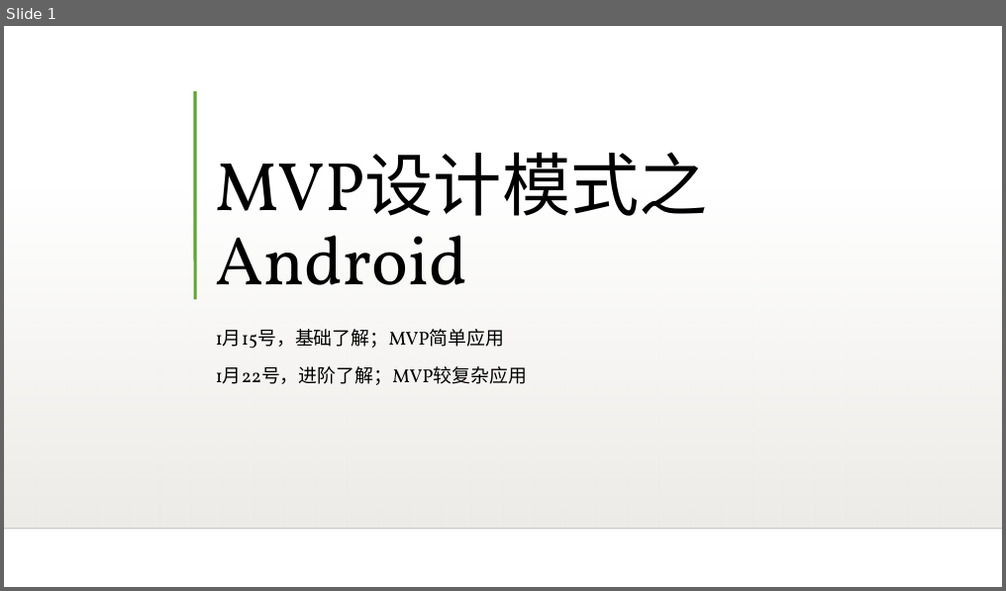
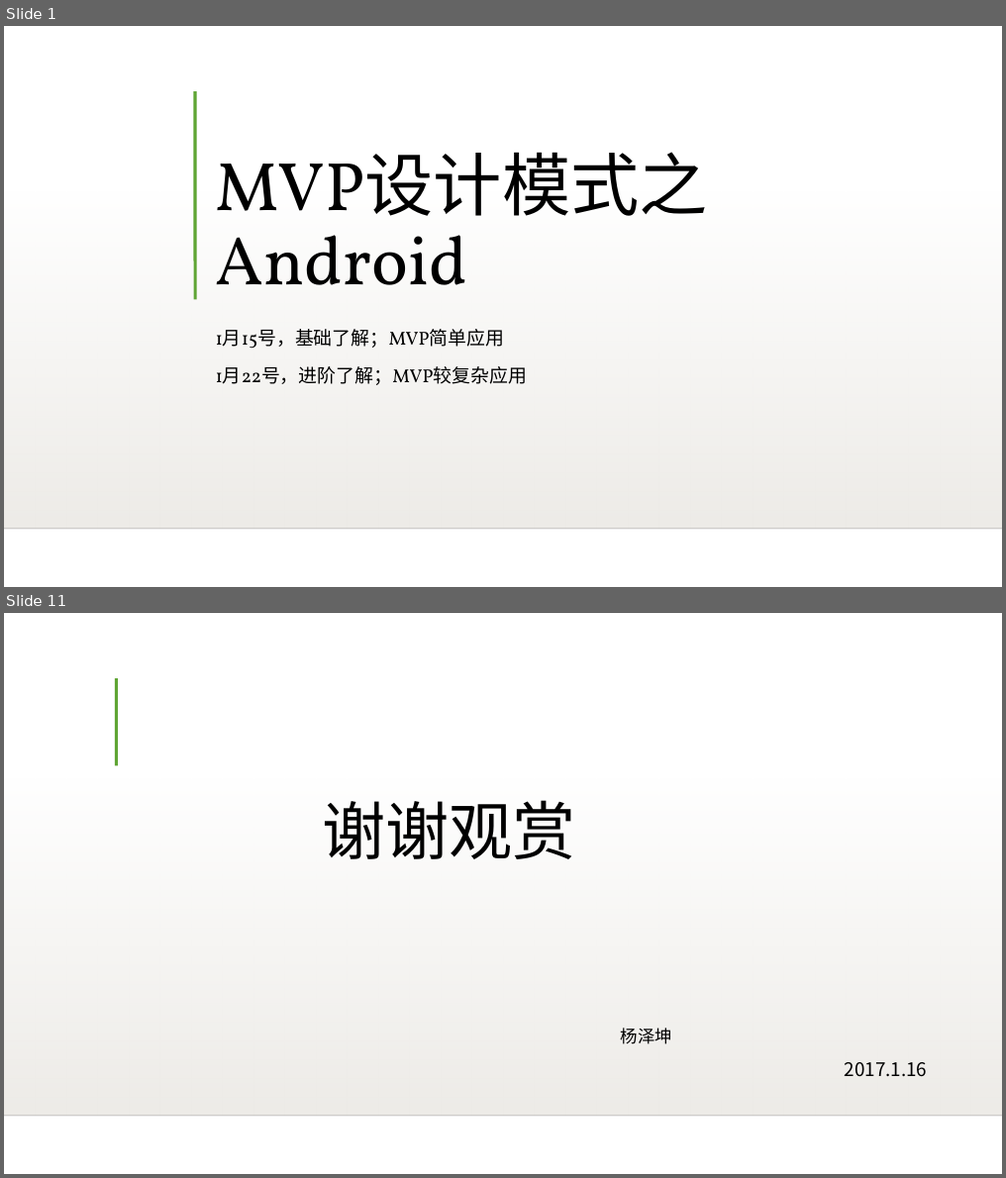
Before and after one commit to Yongcoder315/LearnUtils, a slide deck: MVP设计模式之Android.ppt. Shown one above the other, each under a label of ours: slide 1 before the commit, slides 1 and 11 after it; the slides between them are not shown. The pictures are 1006x591 and 1006x1178 pixels, drawn with LibreOffice and Linux fonts; fonts in the diff are those of the drawing; background and template pictures are left out. Boxes give left, top, right and bottom in pixels: in the first picture for what was removed or moved away, otherwise in the second. Text is boxed around its words. In the diff, an @@ line names an element or a change of style, - is before the commit and + after.

```diff
--- a/MVP设计模式之Android.ppt
+++ b/MVP设计模式之Android.ppt
@@ slide 11 added at (4,613,1002,1174), background picture (left out); not listed: 2 template elements that a slide beside it also shows @@
@@ line added from (116, 678) to (116, 765), #5FA534 3 pt @@
@@ text added at (322,800,672,1045), 61 pt, text #000000 @@
+谢谢观赏
+杨泽坤
@@ text added at (845,1062,928,1077), 18 pt, text #000000 @@
+2017.1.16
```
Also in this commit, not shown: 1 slide changed, 8 other slides added.
